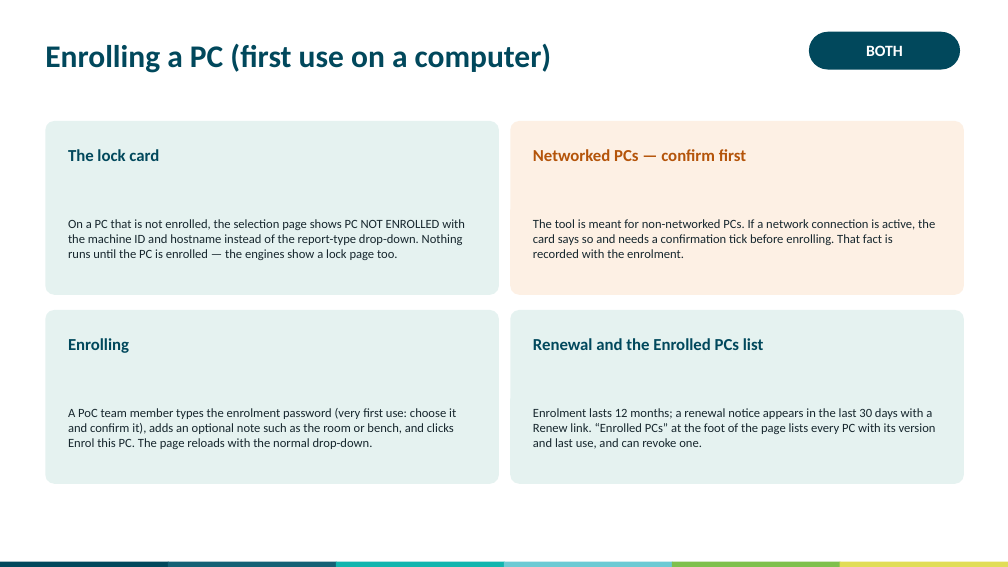
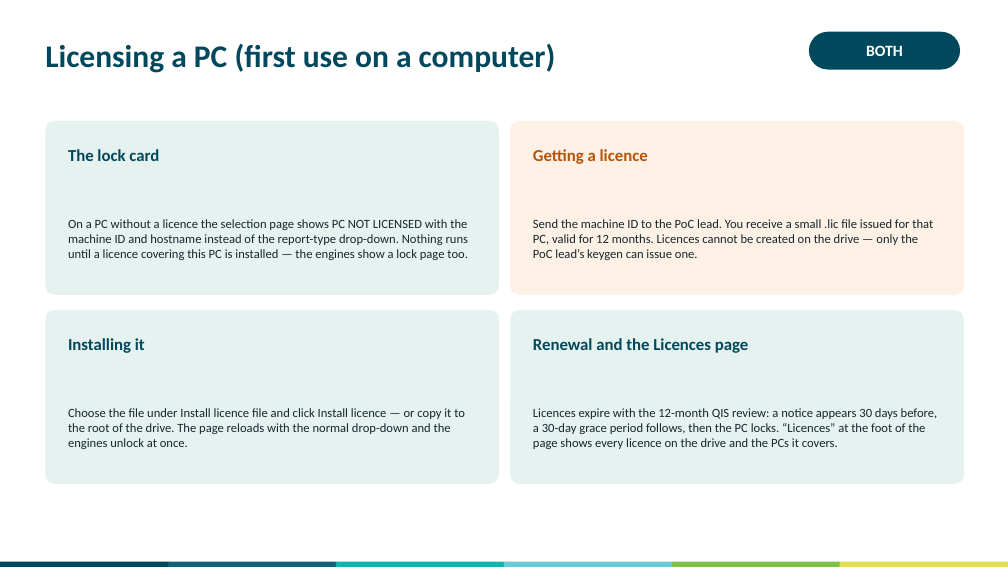
Before and after one commit to swornsealed/Report-app, a slide deck: slide 4 of PQ_Report_Generator_User_Guide.pptx. Drawn at 1008x567 pixels with LibreOffice and Linux fonts; fonts in the diff are those of the drawing. Boxes give left, top, right and bottom in pixels: in the first picture for what was removed or moved away, otherwise in the second. Text is boxed around its words. In the diff, an @@ line names an element or a change of style, - is before the commit and + after.

```diff
--- a/PQ_Report_Generator_User_Guide.pptx
+++ b/PQ_Report_Generator_User_Guide.pptx
@@ text at [45, 44, 556, 73]: text changed @@
-Enrolling a PC (first use on a computer)
+Licensing a PC (first use on a computer)
@@ text at [533, 149, 648, 164]: text changed @@
-Networked PCs — confirm first
+Getting a licence
@@ text at [68, 219, 469, 260]: text changed @@
-On a PC that is not enrolled, the selection page shows PC NOT ENROLLED with the machine ID and hostname instead of the report-type drop-down. Nothing runs until the PC is enrolled — the engines show a lock page too.
+On a PC without a licence the selection page shows PC NOT LICENSED with the machine ID and hostname instead of the report-type drop-down. Nothing runs until a licence covering this PC is installed — the engines show a lock page too.
@@ text at [533, 219, 933, 260]: text changed @@
-The tool is meant for non-networked PCs. If a network connection is active, the card says so and needs a confirmation tick before enrolling. That fact is recorded with the enrolment.
+Send the machine ID to the PoC lead. You receive a small .lic file issued for that PC, valid for 12 months. Licences cannot be created on the drive — only the PoC lead’s keygen can issue one.
@@ text at [68, 338, 145, 353]: text changed @@
-Enrolling
+Installing it
@@ text at [533, 338, 748, 353]: text changed @@
-Renewal and the Enrolled PCs list
+Renewal and the Licences page
@@ text at [68, 408, 465, 449]: text changed @@
-A PoC team member types the enrolment password (very first use: choose it and confirm it), adds an optional note such as the room or bench, and clicks Enrol this PC. The page reloads with the normal drop-down.
+Choose the file under Install licence file and click Install licence — or copy it to the root of the drive. The page reloads with the normal drop-down and the engines unlock at once.
@@ text at [533, 408, 938, 449]: text changed @@
-Enrolment lasts 12 months; a renewal notice appears in the last 30 days with a Renew link. “Enrolled PCs” at the foot of the page lists every PC with its version and last use, and can revoke one.
+Licences expire with the 12-month QIS review: a notice appears 30 days before, a 30-day grace period follows, then the PC locks. “Licences” at the foot of the page shows every licence on the drive and the PCs it covers.
```
Also in this commit, not shown: 4 other slides changed, 14 other files.
